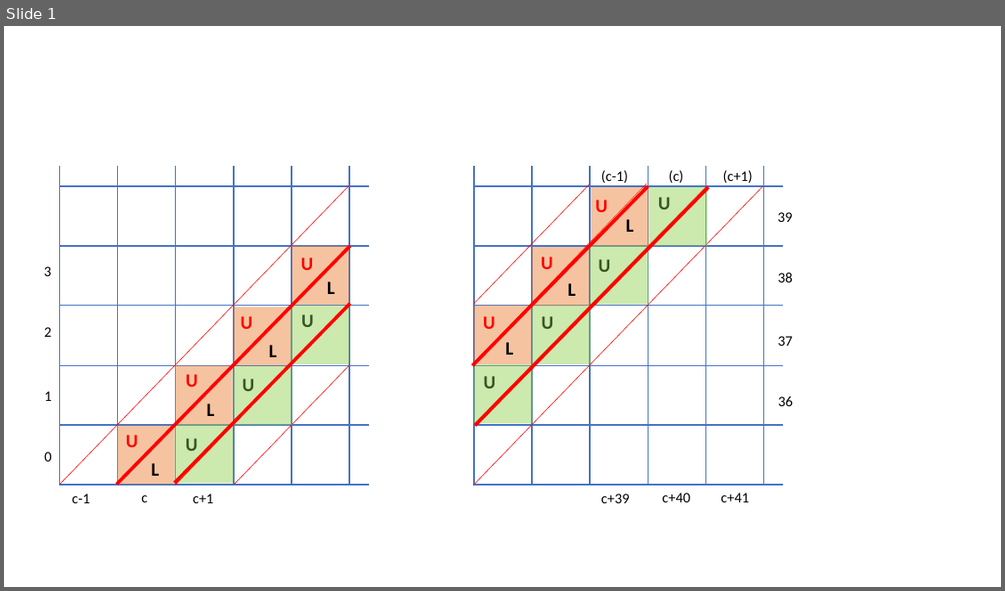
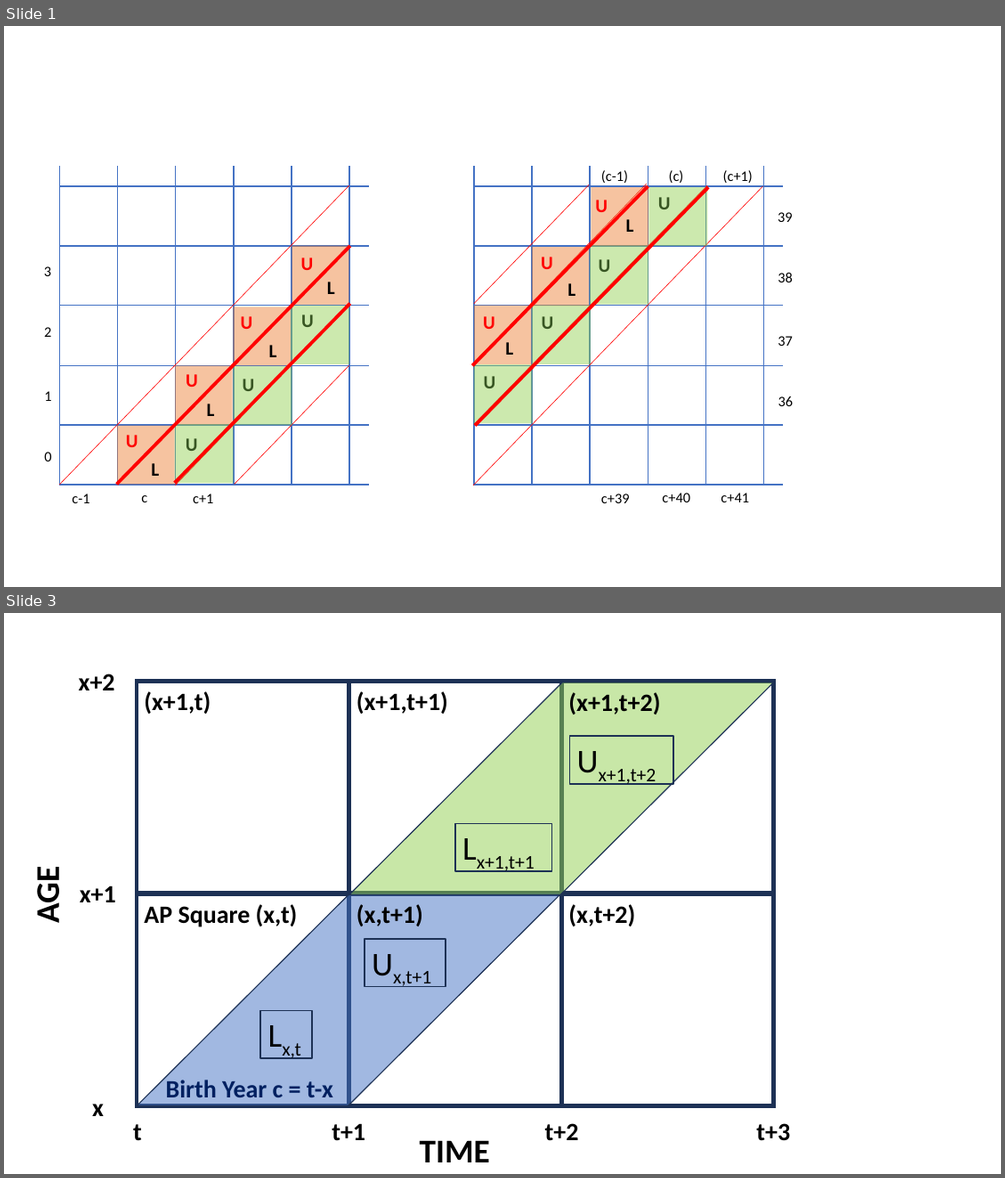
Before and after one commit to schmert/bonecave, a slide deck: cohort-vs-period-diagonals/Lexis-diagram.pptx. Shown one above the other, each under a label of ours: slide 1 before the commit, slides 1 and 3 after it; the slides between them are not shown. The pictures are 1005x591 and 1005x1178 pixels, drawn with LibreOffice and Linux fonts; fonts in the diff are those of the drawing. Boxes give left, top, right and bottom in pixels: in the first picture for what was removed or moved away, otherwise in the second. Text is boxed around its words. In the diff, an @@ line names an element or a change of style, - is before the commit and + after.

```diff
--- a/cohort-vs-period-diagonals/Lexis-diagram.pptx
+++ b/cohort-vs-period-diagonals/Lexis-diagram.pptx
@@ slide 3 added at [4,613,1001,1174], background #FFFFFF @@
@@ group added at [27,674,790,1162]: 16 texts, 10 rectangles, 2 parallelograms @@
+AGE
+TIME
+(x+1,t)
+(x+1,t+1)
+(x+1,t+2)
+AP Square (x,t)
+(x,t+1)
+(x,t+2)
+Birth Year c = t-x
+x+2
+x+1
+x
+t+1
+t+2
+t+3
+t
+Lx,t
+Lx+1,t+1
+Ux,t+1
+Ux+1,t+2
```
Also in this commit, not shown: 3 other slides added, 38 other files.
